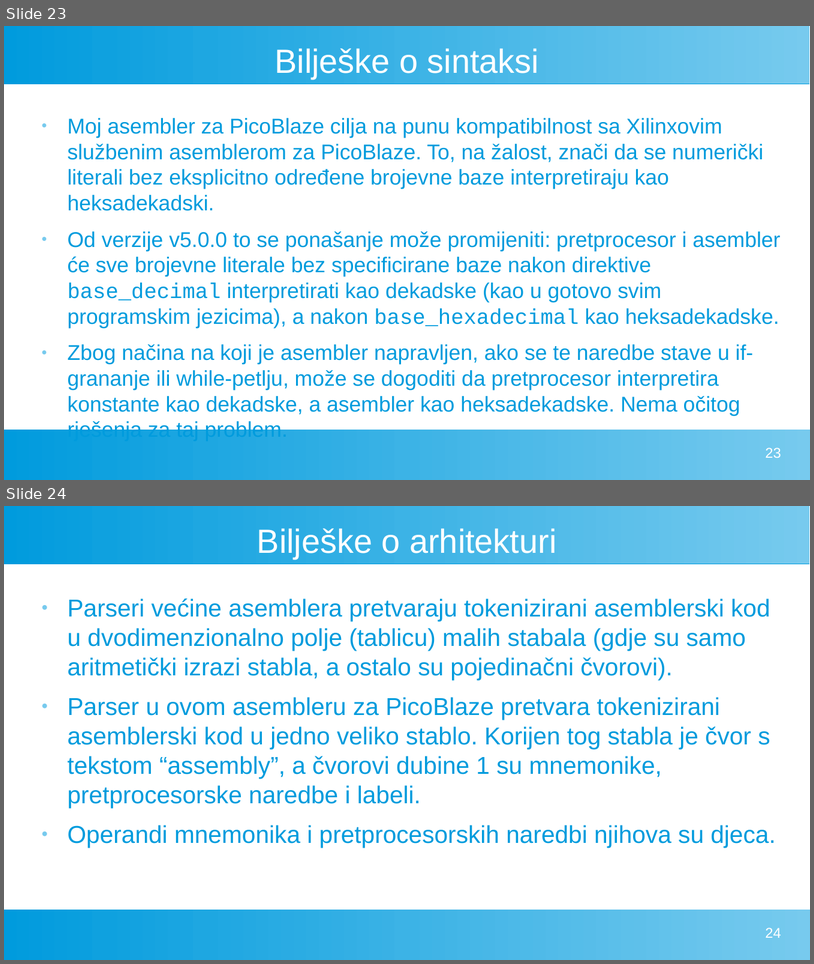
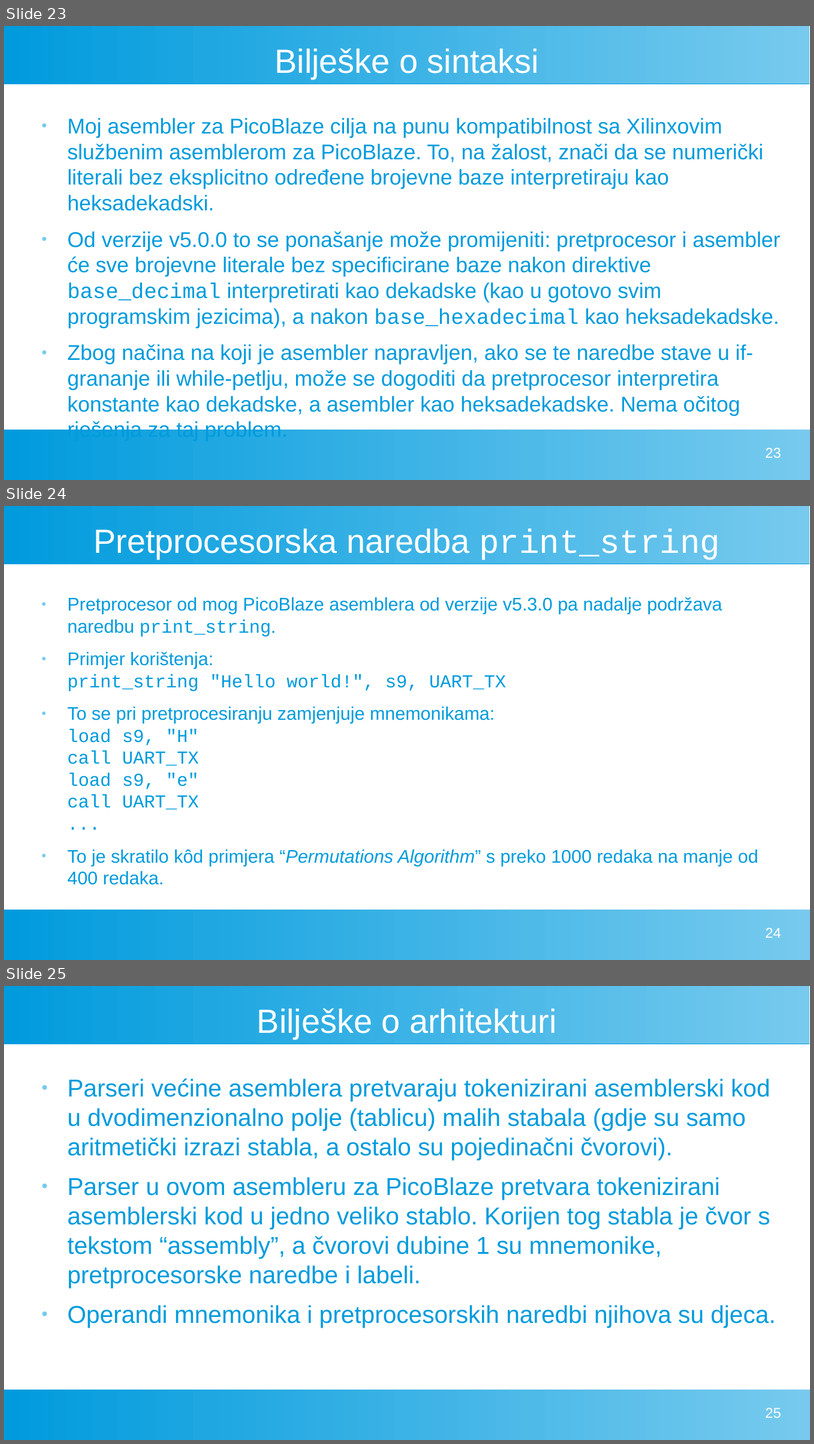
Before and after one commit to FlatAssembler/PicoBlaze_Simulator_in_JS, a slide deck: seminar/PicoBlaze.odp. Shown one above the other, each under a label of ours: slides 23 and 24 before the commit, slides 23, 24 and 25 after it. The pictures are 814x964 and 814x1444 pixels, drawn with LibreOffice and Linux fonts; fonts in the diff are those of the drawing. Boxes give left, top, right and bottom in pixels: in the first picture for what was removed or moved away, otherwise in the second. Text is boxed around its words. In the diff, an @@ line names an element or a change of style, - is before the commit and + after.

Commit message:
Documented the `print_string` pseudo-mnemonic

```diff
--- a/seminar/PicoBlaze.odp
+++ b/seminar/PicoBlaze.odp
@@ slide 24 added at (4,506,810,960), background #FFFFFF; not listed: 2 template elements that a slide beside it also shows @@
@@ title added at (93,528,720,560), 33 pt, text #FFFFFF @@
+Pretprocesorska naredba print_string
@@ text added at (68,597,759,885), 18 pt, text #009BDD @@
+● Pretprocesor od mog PicoBlaze asemblera od verzije v5.3.0 pa nadalje podržava naredbu print_string.
+● Primjer korištenja:
+  print_string "Hello world!", s9, UART_TX
+● To se pri pretprocesiranju zamjenjuje mnemonikama:
+  load s9, "H"
+  call UART_TX
+  load s9, "e"
+  call UART_TX
+  ...
+● To je skratilo kôd primjera “Permutations Algorithm” s preko 1000 redaka na manje od 400 redaka.
@@ page number added at (765,927,781,937), 14 pt, text #FFFFFF @@
+24
@@ what was slide 24 is now slide 25 @@
@@ page number at (765,1407,781,1417): text changed @@
-24
+25
```
Also in this commit, not shown: 1 slide changed, 1 other file.
